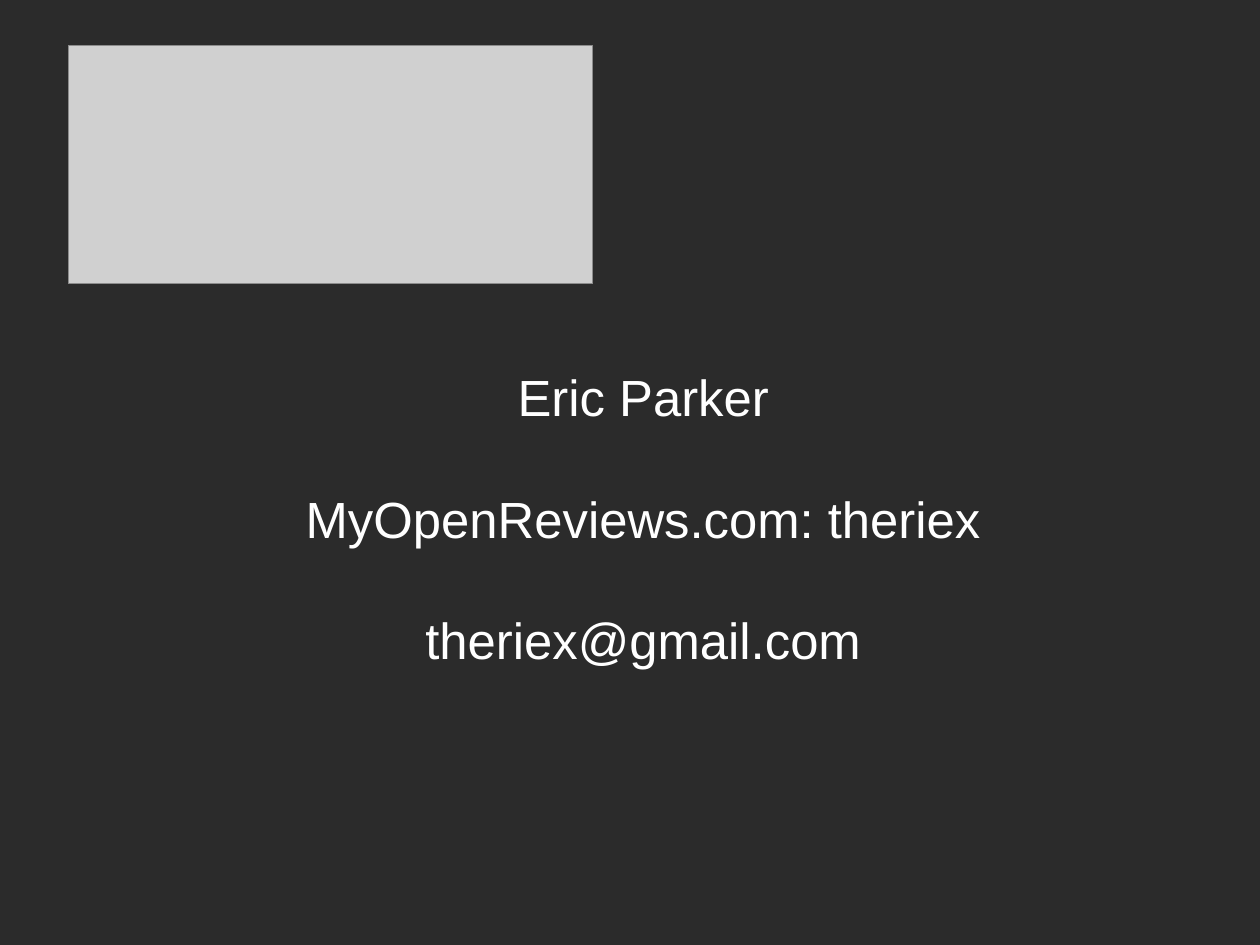
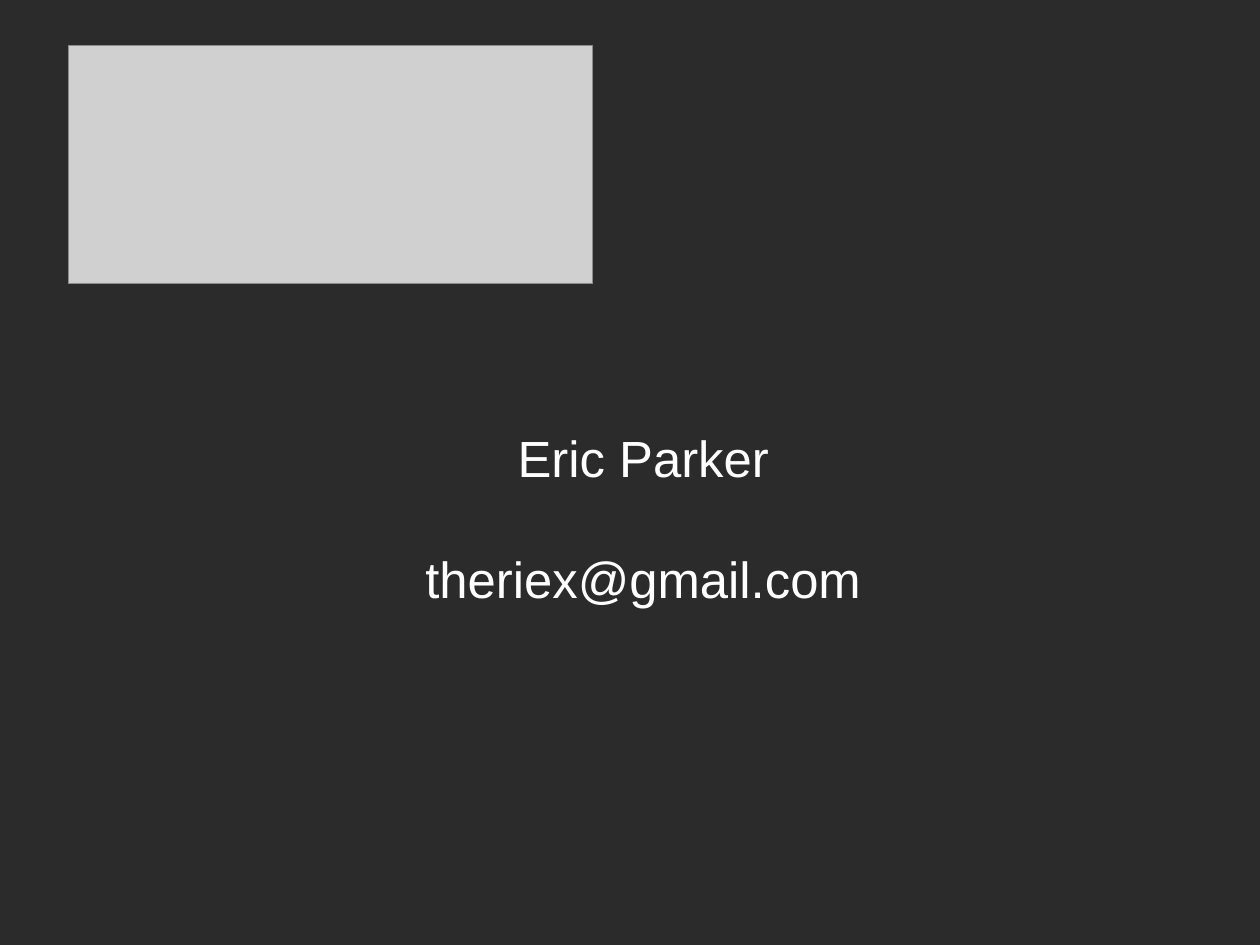
Before and after one commit to theriex/membic, a slide deck: slide 1 of docroot/docs/IntroSlides.odp. Drawn at 1260x945 pixels with LibreOffice and Linux fonts; fonts in the diff are those of the drawing; grey boxes stand for pictures; background and template pictures are left out; a plain dark background stands for a picture behind light text. Boxes give left, top, right and bottom in pixels: in the first picture for what was removed or moved away, otherwise in the second. Text is boxed around its words. In the diff, an @@ line names an element or a change of style, - is before the commit and + after.

Commit message:
updated contact slide, find me as Eric Parker on MOR

```diff
--- a/docroot/docs/IntroSlides.odp
+++ b/docroot/docs/IntroSlides.odp
@@ subtitle at (x1=306, y1=501, x2=980, y2=548): paragraph removed @@
-MyOpenReviews.com: theriex
```
Also in this commit, not shown: 1 other file.
